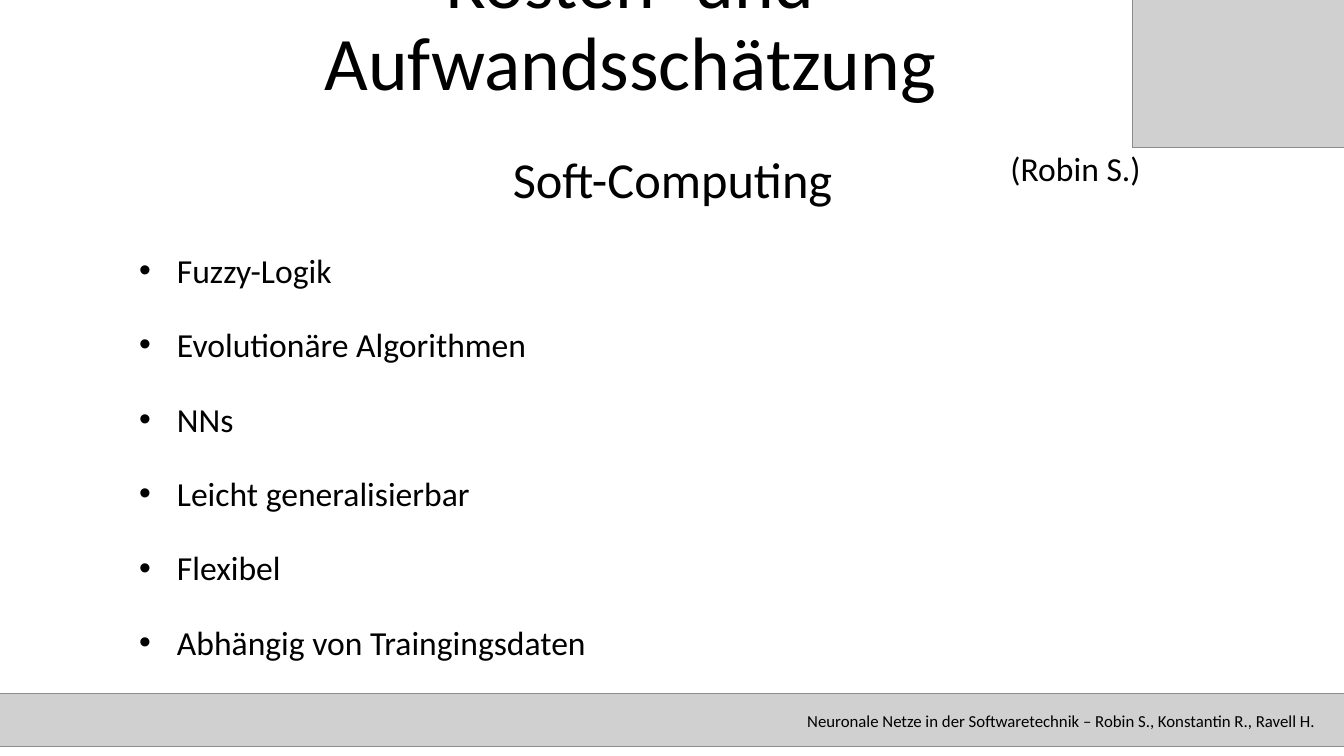
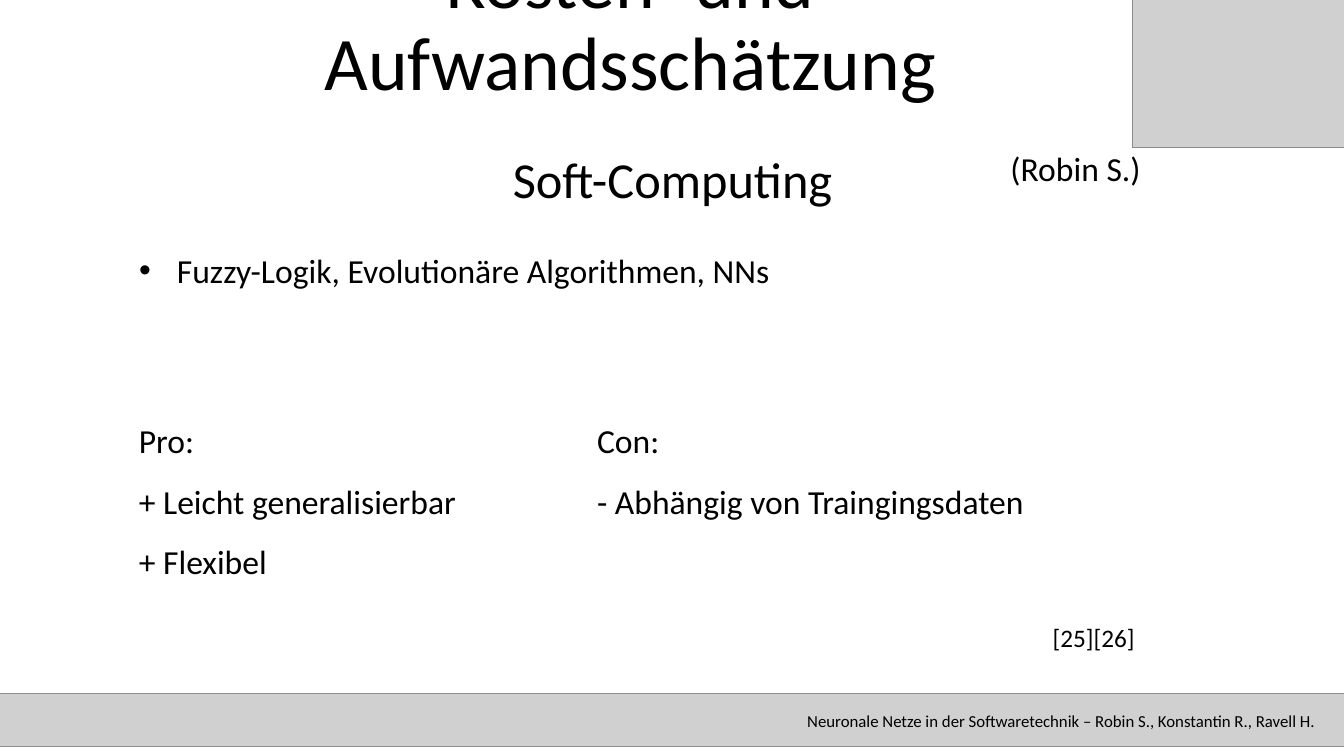
Before and after one commit to RavellHeerdegen/SATElite, a slide deck: slide 25 of SATPräsiMitBezeichnerUndRefs.pptx (slide 22 before the commit). Drawn at 1344x756 pixels with LibreOffice and Linux fonts; fonts in the diff are those of the drawing; grey boxes stand for pictures. Boxes give left, top, right and bottom in pixels: in the first picture for what was removed or moved away, otherwise in the second. Text is boxed around its words. In the diff, an @@ line names an element or a change of style, - is before the commit and + after.

```diff
--- a/SATPräsiMitBezeichnerUndRefs.pptx
+++ b/SATPräsiMitBezeichnerUndRefs.pptx
@@ text at (177, 259, 770, 289): text changed @@
-• Fuzzy-Logik
-• Evolutionäre Algorithmen
-• NNs
-• Leicht generalisierbar
-• Flexibel
-• Abhängig von Traingingsdaten
+• Fuzzy-Logik, Evolutionäre Algorithmen, NNs
@@ text added at (139, 431, 456, 575), 24 pt, text #000000 @@
+Pro:
++ Leicht generalisierbar
++ Flexibel
@@ text added at (597, 431, 1023, 520), 24 pt, text #000000 @@
+Con:
+- Abhängig von Traingingsdaten
@@ text added at (1053, 628, 1135, 651), 18 pt, text #000000 @@
+[25][26]
```
Also in this commit, not shown: 8 other slides changed, 3 slides added, 2 other files.
